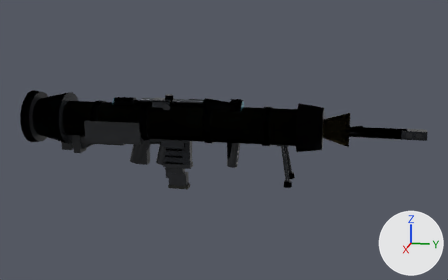
The glTF model public/assets/models/weapons_pack.glb: old version first, new version second.
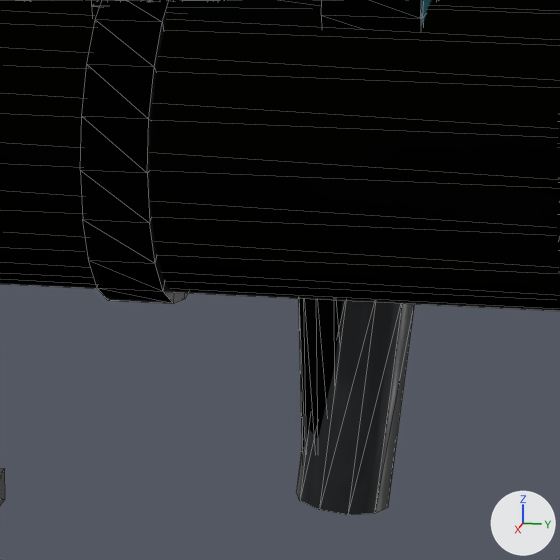
The first picture shows the older version from a camera (50 mm lens) standing at (1.844, 0.593, 0.452) and looking at (-0.009, 0.222, -0.012). The close-ups show the older and then the newer version on the part from 43% to 57% of the width and 39% to 62% of the height of that picture. Only the edits that show in the close-ups are written down. The axes (+X, +Y, +Z) are drawn at lower right. The lights are the same throughout. The close-ups show mesh edges as thin lines.

The older version as bpy lines, for what is in view:
```python
ob_ar7_carbine = bpy.data.objects.new('AR7_Carbine', me_ar7_carbine_mesh)
ob_ar7_carbine.location = (0.0, 0.0, 0.0)
ob_rl7_launcher = bpy.data.objects.new('RL7_Launcher', me_rl7_launcher_mesh)
ob_rl7_launcher.location = (0.0, 0.0, 0.0)
ob_sr9_sniper = bpy.data.objects.new('SR9_Sniper', me_sr9_sniper_mesh)
ob_sr9_sniper.location = (0.0, 0.0, 0.0)
```
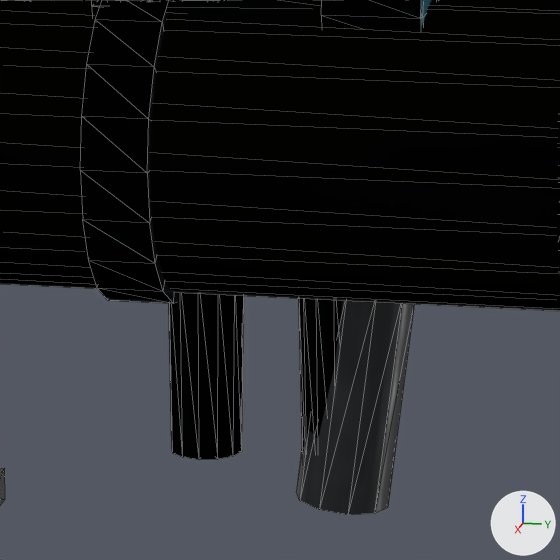
Where the change shows, as pixel boxes [x1, y1, x2, y2] in the close-ups (560 x 560 px):
```json
{"object": "SMG9_Tactical", "change": "added", "after": [169, 293, 244, 460]}
```

Edits to the scene script, one JSON object a line:
```json
{"op": "add", "block": "me_smg9_tactical_mesh", "code": ["me_smg9_tactical_mesh = bpy.data.meshes.new('SMG9_Tactical_Mesh')", "me_smg9_tactical_mesh.from_pydata(...)  # 496 vertices, 772 faces; spans x -0.021..0.032, y -0.255..0.45, z -0.178..0.096", "# faces by material slot: [480, 96, 132, 12, 12, 40]", "me_smg9_tactical_mesh.materials.append(mat_mi_gunmetal_anodized)", "me_smg9_tactical_mesh.materials.append(mat_mi_barrel_darksteel)", "me_smg9_tactical_mesh.materials.append(mat_mi_polymer_grip)", "me_smg9_tactical_mesh.materials.append(mat_mi_optic_lens)  # cyan #6cddf6, glowing cyan #387686", "me_smg9_tactical_mesh.materials.append(mat_mi_reticle_red)  # orange #ff7c59, glowing orange #ffa061", "me_smg9_tactical_mesh.materials.append(mat_mi_laser_lens_green)  # green #7cffaa, glowing pale blue #e7ffff"]}
{"op": "add", "block": "ob_smg9_tactical", "code": ["ob_smg9_tactical = bpy.data.objects.new('SMG9_Tactical', me_smg9_tactical_mesh)", "ob_smg9_tactical.location = (0.0, 0.0, 0.0)"]}
```
